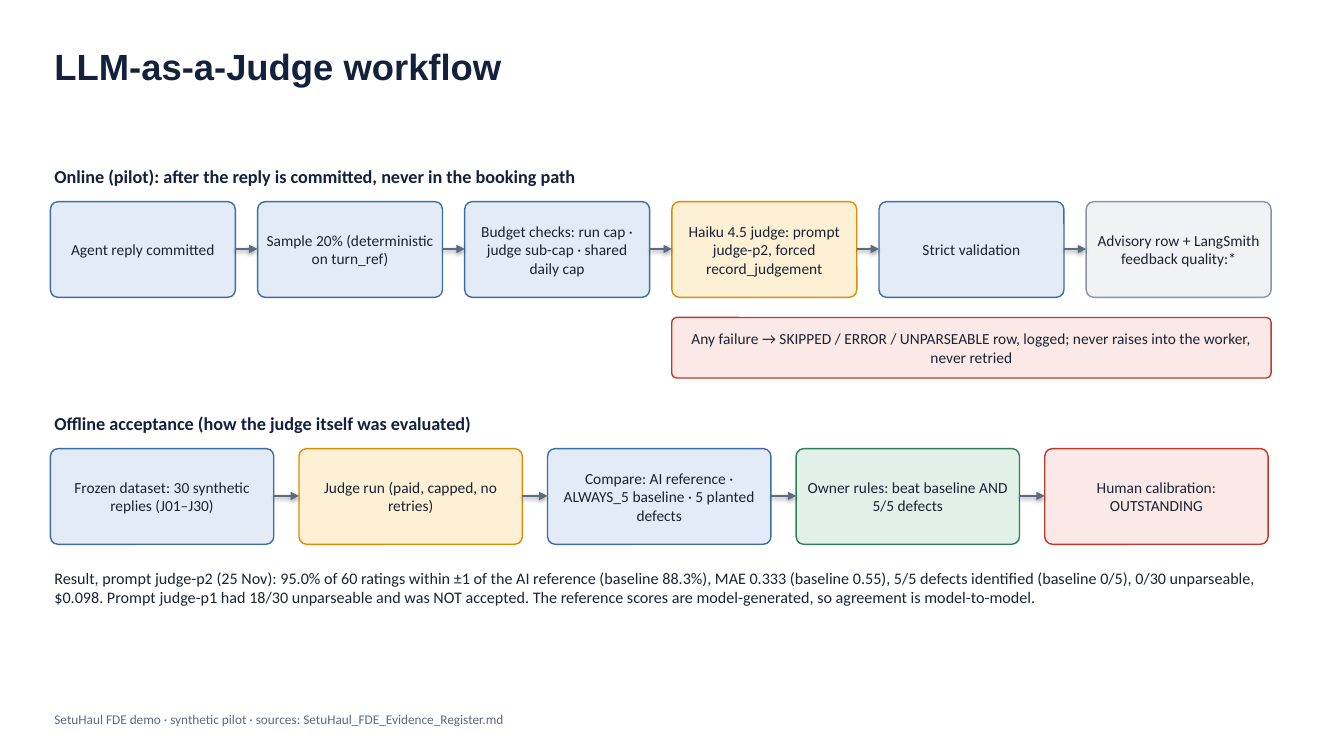
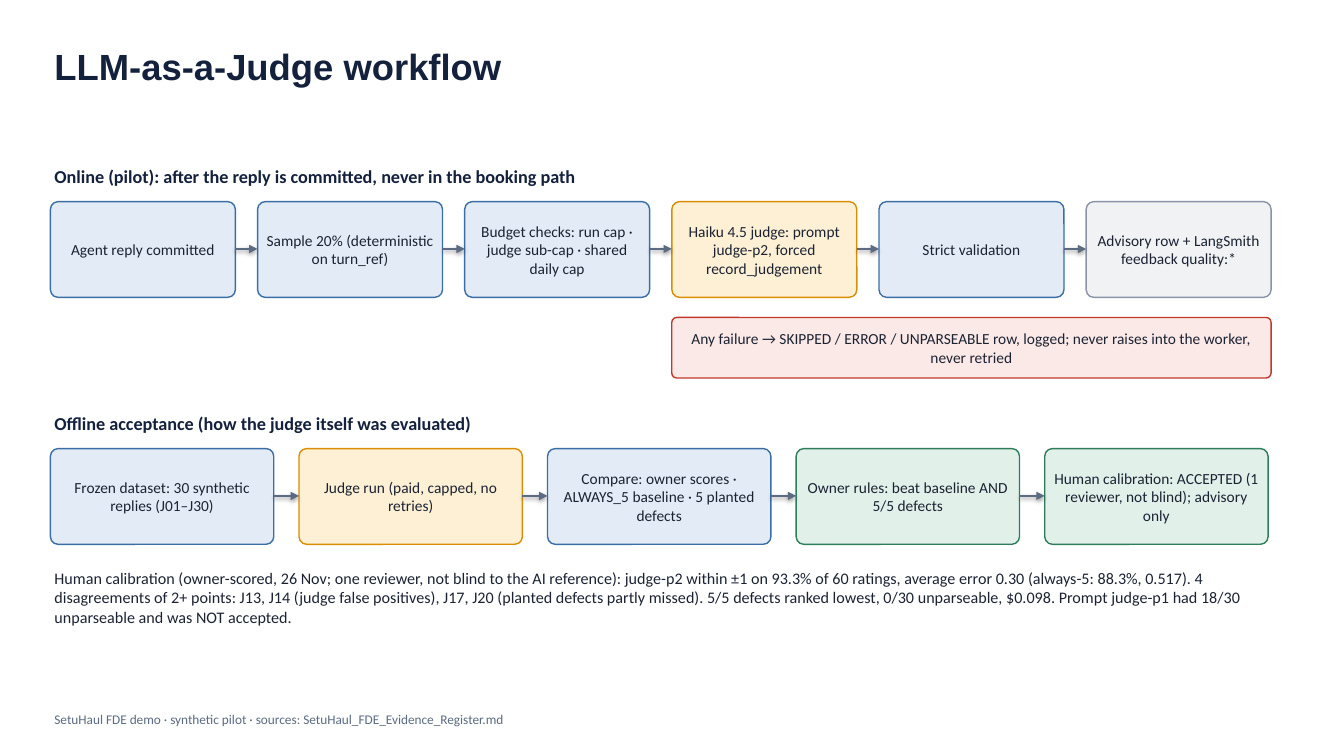
Before and after one commit to amolam/setuhaul-logistics, a slide deck: slide 8 of artifacts/fde-demo/source/diagrams_source.pptx. Drawn at 1344x756 pixels with LibreOffice and Linux fonts; fonts in the diff are those of the drawing. Boxes give left, top, right and bottom in pixels: in the first picture for what was removed or moved away, otherwise in the second. Text is boxed around its words. In the diff, an @@ line names an element or a change of style, - is before the commit and + after.

```diff
--- a/artifacts/fde-demo/source/diagrams_source.pptx
+++ b/artifacts/fde-demo/source/diagrams_source.pptx
@@ rounded rectangle "Human calibration: ACCEPTED (1 reviewer, ..." at <box>1045,449,1268,544</box>: fill #FBE9E7 to #E2F0EA; outline #C0392B 1 pt to #2E7D5B 1 pt @@
@@ text in rounded rectangle at <box>564,474,755,521</box>: text changed @@
-Compare: AI reference · ALWAYS_5 baseline · 5 planted defects
+Compare: owner scores · ALWAYS_5 baseline · 5 planted defects
@@ text in rounded rectangle at <box>1054,473,1258,524</box>: text changed @@
-Human calibration: OUTSTANDING
+Human calibration: ACCEPTED (1 reviewer, not blind); advisory only
@@ text at <box>54,572,1240,626</box>: text changed @@
-Result, prompt judge-p2 (25 Nov): 95.0% of 60 ratings within ±1 of the AI reference (baseline 88.3%), MAE 0.333 (baseline 0.55), 5/5 defects identified (baseline 0/5), 0/30 unparseable, $0.098. Prompt judge-p1 had 18/30 unparseable and was NOT accepted. The reference scores are model-generated, so agreement is model-to-model.
+Human calibration (owner-scored, 26 Nov; one reviewer, not blind to the AI reference): judge-p2 within ±1 on 93.3% of 60 ratings, average error 0.30 (always-5: 88.3%, 0.517). 4 disagreements of 2+ points: J13, J14 (judge false positives), J17, J20 (planted defects partly missed). 5/5 defects ranked lowest, 0/30 unparseable, $0.098. Prompt judge-p1 had 18/30 unparseable and was NOT accepted.
```
Also in this commit, not shown: 10 other slides changed, 22 other files.
